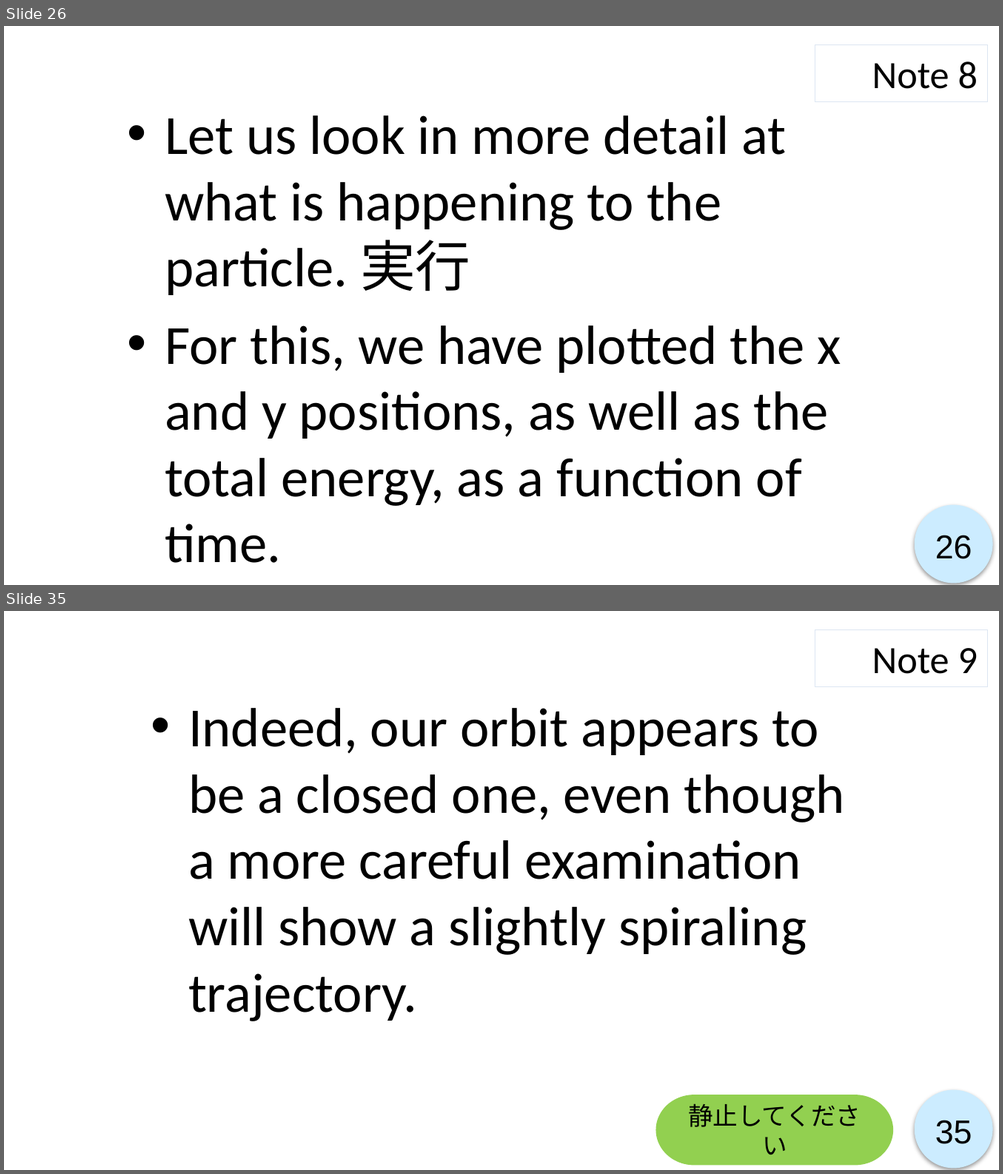
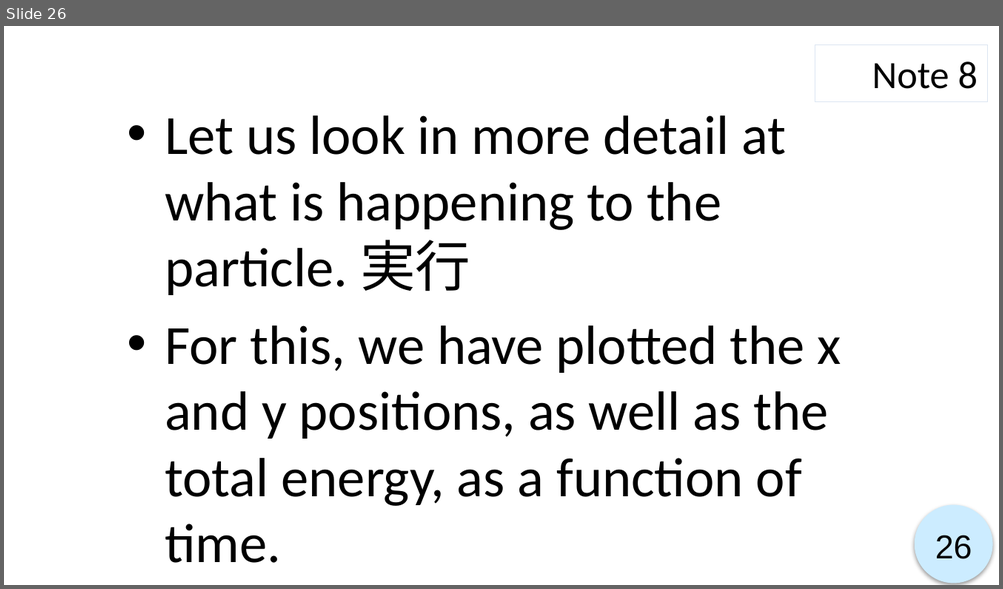
Before and after one commit to ryo0921/KyotoUx-009x, a slide deck: 01/Week 1-4_script.pptx. Shown one above the other, each under a label of ours: slides 26 and 35 before the commit, slide 26 after it; the slides between them are not shown. The pictures are 1003x1174 and 1003x589 pixels, drawn with LibreOffice and Linux fonts; fonts in the diff are those of the drawing. Boxes give left, top, right and bottom in pixels: in the first picture for what was removed or moved away, otherwise in the second. Text is boxed around its words. In the diff, an @@ line names an element or a change of style, - is before the commit and + after.

```diff
--- a/01/Week 1-4_script.pptx
+++ b/01/Week 1-4_script.pptx
@@ slide 35 removed at box(4, 611, 999, 1170), background #FFFFFF; not listed: 1 template element that a slide beside it also shows @@
@@ rectangle removed at box(814, 630, 987, 686) @@
-Note 9
@@ text removed at box(188, 708, 845, 1022) @@
-• Indeed, our orbit appears to be a closed one, even though a more careful examination will show a slightly spiraling trajectory.
@@ pill shape removed at box(655, 1096, 893, 1166) @@
-静止してください
@@ page number removed at box(935, 1120, 972, 1145) @@
-35
```
Also in this commit, not shown: 9 slides changed, 2 other slides removed, 41 other files.
